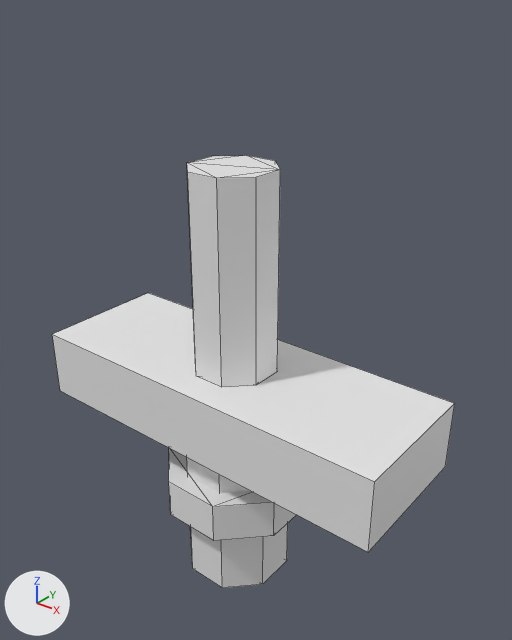
One commit to the OBJ model src/main/resources/assets/immersive_munitions/models/block/ammo_assembler_press.obj: the scene before it, then after it.
One viewpoint serves both versions: a 50 mm lens placed at (2.063, -2.158, 1.31), pointed at (1.516, -1.474, 0.886). The axes (+X, +Y, +Z) are drawn at lower left. The lights are the same throughout. The first picture is the older version. Mesh edges are drawn as thin lines. Materials are left out; every surface is plain grey. Where no turn or scale is listed for an object, it has been applied to the vertices.

The first picture shows 'crosshead', 'lock_ring', 'ram', 'seating_die'.
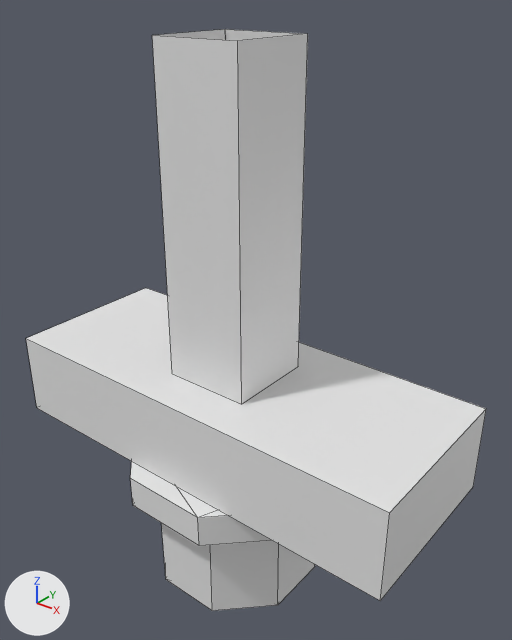
What the commit changed:
me_crosshead is used by ob_crosshead; location (0.0, 0.0, 0.0).
me_crosshead had 8 vertices, 6 faces and spanned x 1.22..1.78, y -1.6..-1.4, z 0.72..0.82.
me_crosshead now has 8 vertices, 6 faces and spans x 1.188..1.812, y -1.625..-1.375, z 0.688..0.813.
me_crosshead part 1: the whole mesh is scaled about its middle by (1.12, 1.25, 1.25), then moved by (0.0, 0.0, -0.02).
me_ram is used by ob_ram; location (0.0, 0.0, 0.0).
me_ram had 16 vertices, 20 faces and spanned x 1.445..1.555, y -1.555..-1.445, z 0.82..1.1.
me_ram now has 8 vertices, 4 faces and spans x 1.438..1.562, y -1.562..-1.437, z 0.813..1.25.
me_ram part 2: the whole mesh is rebuilt.
me_seating_die is used by ob_seating_die; location (0.0, 0.0, 0.0).
me_seating_die had 16 vertices, 20 faces and spanned x 1.426..1.574, y -1.574..-1.426, z 0.48..0.72.
me_seating_die now has 16 vertices, 20 faces and spans x 1.385..1.615, y -1.615..-1.385, z 0.48..0.64.
me_seating_die part 3: the whole mesh is rebuilt.
Mesh me_die_lock_ring is new.
It is an 8-sided cylinder along z spanning x 1.348..1.652, y -1.652..-1.348, z 0.64..0.688.
Object 'lock_ring' (ob_lock_ring) is deleted.
Object 'die_lock_ring' (ob_die_lock_ring) is new; it shows me_die_lock_ring.
Its location is (0.0, 0.0, 0.0).

Location of each change, (x1, y1, x2, y2) in pixels of the pictures (512 x 640 px):
'crosshead', moved, rescaled (14% wider, 21% taller)
    before: (52, 293, 455, 552)
    after: (26, 288, 486, 601)
'ram', reshaped (67% wider, 61% taller)
    before: (187, 155, 280, 387)
    after: (152, 29, 308, 404)
'seating_die', reshaped
    before: (187, 458, 288, 588)
    after: (162, 524, 315, 611)
'lock_ring', deleted
    before: (169, 448, 296, 540)
'die_lock_ring', added
    after: (130, 462, 271, 546)
